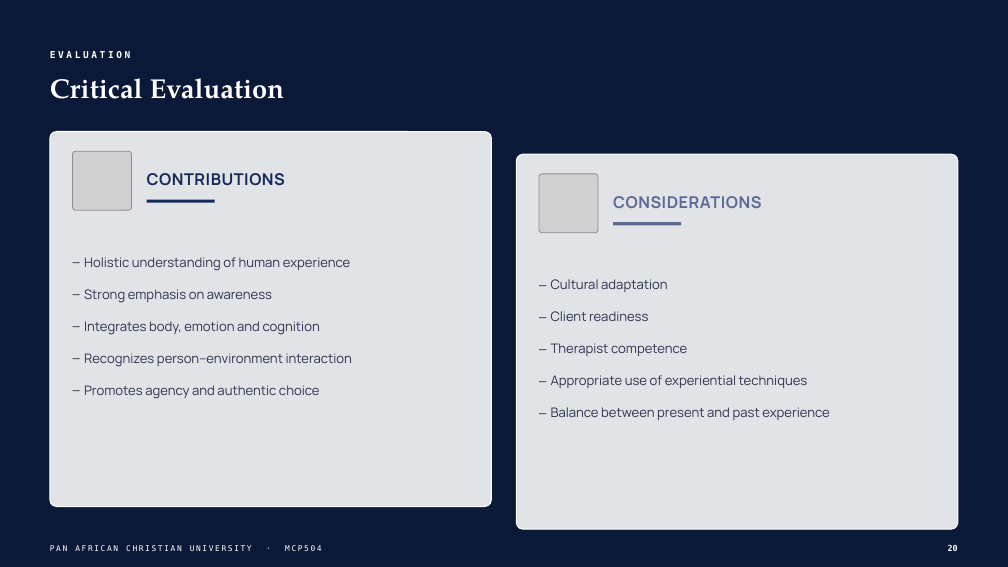
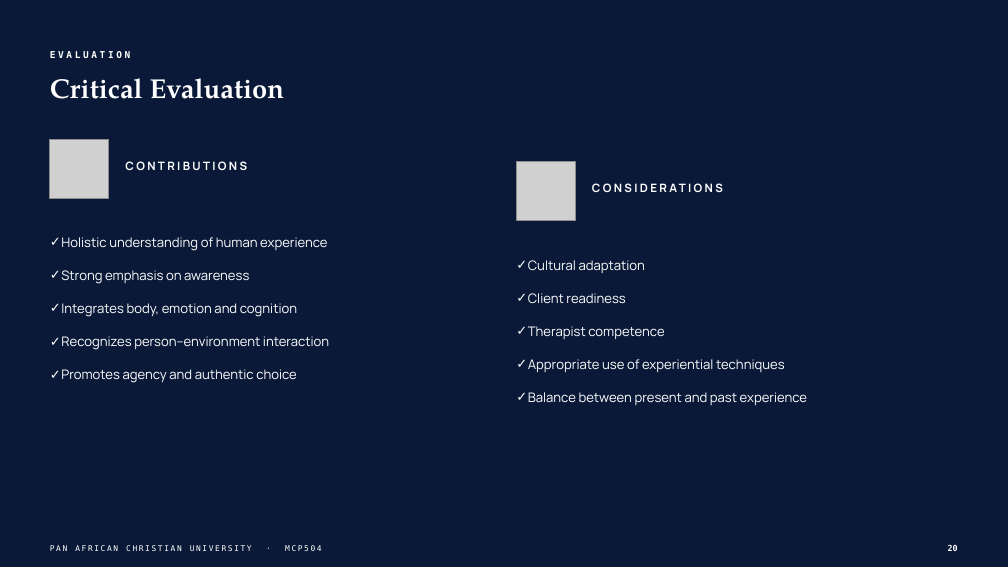
Before and after one commit to wambetebenjamin/Business-e-books, a slide deck: slide 20 of presentations/gestalt-theory-counselling/output/Gestalt Theory and Its Application to Counselling.pptx. Drawn at 1008x567 pixels with LibreOffice and Linux fonts; fonts in the diff are those of the drawing; grey boxes stand for pictures; background and template pictures are left out. Boxes give left, top, right and bottom in pixels: in the first picture for what was removed or moved away, otherwise in the second. Text is boxed around its words. In the diff, an @@ line names an element or a change of style, - is before the commit and + after.

```diff
--- a/presentations/gestalt-theory-counselling/output/Gestalt Theory and Its Application to Counselling.pptx
+++ b/presentations/gestalt-theory-counselling/output/Gestalt Theory and Its Application to Counselling.pptx
@@ picture moved from (x1=73, y1=151, x2=132, y2=210) to (x1=50, y1=139, x2=109, y2=198) @@
@@ rounded rectangle removed at (x1=50, y1=132, x2=492, y2=507) @@
@@ text "CONTRIBUTIONS" moved from (x1=147, y1=173, x2=285, y2=186) to (x1=125, y1=161, x2=247, y2=170) @@
@@ text "CONTRIBUTIONS" at (x1=125, y1=161, x2=247, y2=170): size 15.5 to 11 pt, text colour #162B57 to #FFFFFF, letter spacing 0.5 to 2.2 pt @@
@@ picture moved from (x1=539, y1=174, x2=598, y2=233) to (x1=516, y1=162, x2=575, y2=221) @@
@@ rounded rectangle removed at (x1=516, y1=154, x2=958, y2=529) @@
@@ text "CONSIDERATIONS" moved from (x1=613, y1=196, x2=761, y2=208) to (x1=592, y1=178, x2=917, y2=198) @@
@@ text "CONSIDERATIONS" at (x1=592, y1=178, x2=917, y2=198): size 15.5 to 11 pt, text colour #5A6B94 to #FFFFFF, letter spacing 0.5 to 2.2 pt @@
@@ rectangle removed at (x1=147, y1=200, x2=215, y2=203) @@
@@ text "Holistic understanding of human experience" moved from (x1=84, y1=257, x2=352, y2=399) to (x1=61, y1=237, x2=329, y2=383) @@
@@ text "Holistic understanding of human experience" at (x1=61, y1=237, x2=329, y2=383): text colour #2B3550 to #FFFFFF; bullet – to ✓; more space between paragraphs @@
@@ rectangle removed at (x1=73, y1=231, x2=469, y2=232) @@
@@ rectangle removed at (x1=613, y1=222, x2=681, y2=225) @@
@@ text "Cultural adaptation" at (x1=528, y1=260, x2=807, y2=405): text colour #2B3550 to #FFFFFF; bullet – to ✓; more space between paragraphs @@
@@ text "Cultural adaptation" moved from (x1=551, y1=279, x2=829, y2=420) to (x1=528, y1=260, x2=807, y2=405) @@
@@ rectangle removed at (x1=539, y1=254, x2=935, y2=255) @@
```
Also in this commit, not shown: 21 other slides changed, 8 other files.
